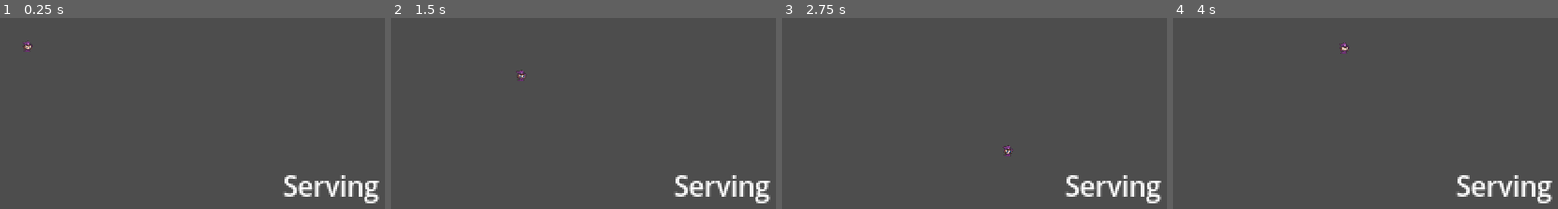
Above: before the commit, frames 1-4 (left to right).
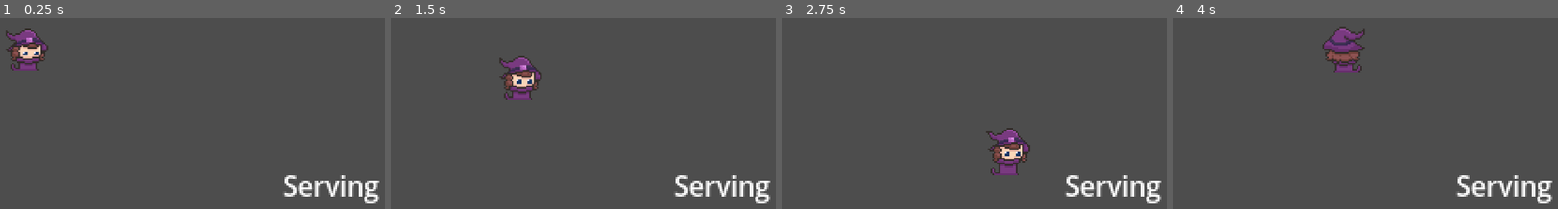
Above: after the commit, the same moments.

Repository: Yatagarasu163/apothecary-allergies
Game: Godot game, scene res://testing_scene.tscn
The game is run twice, just before and just after one commit, with the same random seed, the same clock (stepped at 60 frames per second) and the same inputs. The engine's default icon, where the game draws it, is replaced by a stand-in: a white triangle on a blue panel in a dark square.
Inputs:
- Up to frame 1 (0.25 s): no input
- Up to frame 2 (1.5 s): tap Enter at 0.5 s; hold D (WalkRight) 0.53-1.28 s; tap E (Add) at 0.6 s; hold S (WalkDown) from 1.28 s (still down); tap Space (Dash) at 1.35 s
- Up to frame 3 (2.75 s): release S (WalkDown) at 2.03 s; hold D (WalkRight) from 2.03 s (still down); tap F (Interact) at 2.1 s
- Up to frame 4 (4 s): release D (WalkRight) at 2.78 s; hold W (WalkUp) 2.78-3.53 s; tap E (Add) at 2.85 s; hold A (WalkLeft) from 3.53 s (still down); tap Space (Dash) at 3.6 s

The runs differ from the first frame. In frame 1, 1.6% of the frame differs, in the area x 1-13%, y 5-28%; in frame 2, 1.7%; in frame 3, 1.8%, in the area x 52-65%, y 57-83%; in frame 4, 1.7%.

Commit message:
Witch Animation Complete

Diff:
--- a/Assets/Prefabs/player.tscn
+++ b/Assets/Prefabs/player.tscn
@@ -1,7 +1,55 @@
 [gd_scene format=3 uid="uid://b8pcqjalon378"]
 
 [ext_resource type="Script" uid="uid://c7khxiw0w0l7f" path="res://Assets/Scripts/player.gd" id="1_onrkg"]
-[ext_resource type="Texture2D" uid="uid://fed4v8viydtn" path="res://Assets/Sprites/Sprite Sheets/witch..png" id="2_tgki7"]
+[ext_resource type="Texture2D" uid="uid://k0p637tmcmpp" path="res://Assets/Sprites/Sprite Sheets/witch.png" id="2_tgki7"]
+
+[sub_resource type="AtlasTexture" id="AtlasTexture_tgki7"]
+atlas = ExtResource("2_tgki7")
+region = Rect2(96, 96, 32, 32)
+
+[sub_resource type="AtlasTexture" id="AtlasTexture_iesjv"]
+atlas = ExtResource("2_tgki7")
+region = Rect2(64, 96, 32, 32)
+
+[sub_resource type="AtlasTexture" id="AtlasTexture_j73l1"]
+atlas = ExtResource("2_tgki7")
+region = Rect2(32, 96, 32, 32)
+
+[sub_resource type="AtlasTexture" id="AtlasTexture_8nnst"]
+atlas = ExtResource("2_tgki7")
+region = Rect2(0, 96, 32, 32)
+
+[sub_resource type="AtlasTexture" id="AtlasTexture_7xaxw"]
+atlas = ExtResource("2_tgki7")
+region = Rect2(96, 64, 32, 32)
+
+[sub_resource type="AtlasTexture" id="AtlasTexture_v0672"]
+atlas = ExtResource("2_tgki7")
+region = Rect2(64, 64, 32, 32)
+
+[sub_resource type="AtlasTexture" id="AtlasTexture_2ehil"]
+atlas = ExtResource("2_tgki7")
+region = Rect2(32, 64, 32, 32)
+
+[sub_resource type="AtlasTexture" id="AtlasTexture_b5xh7"]
+atlas = ExtResource("2_tgki7")
+region = Rect2(0, 64, 32, 32)
+
+[sub_resource type="AtlasTexture" id="AtlasTexture_hmsos"]
+atlas = ExtResource("2_tgki7")
+region = Rect2(0, 32, 32, 32)
+
+[sub_resource type="AtlasTexture" id="AtlasTexture_imxiu"]
+atlas = ExtResource("2_tgki7")
+region = Rect2(32, 32, 32, 32)
+
+[sub_resource type="AtlasTexture" id="AtlasTexture_5r2kd"]
+atlas = ExtResource("2_tgki7")
+region = Rect2(64, 32, 32, 32)
+
+[sub_resource type="AtlasTexture" id="AtlasTexture_x3p7f"]
+atlas = ExtResource("2_tgki7")
+region = Rect2(96, 32, 32, 32)
 
 [sub_resource type="AtlasTexture" id="AtlasTexture_ebihn"]
 atlas = ExtResource("2_tgki7")
@@ -19,74 +67,125 @@
 atlas = ExtResource("2_tgki7")
 region = Rect2(96, 0, 32, 32)
 
-[sub_resource type="AtlasTexture" id="AtlasTexture_iesjv"]
-atlas = ExtResource("2_tgki7")
-region = Rect2(0, 64, 32, 32)
-
-[sub_resource type="AtlasTexture" id="AtlasTexture_j73l1"]
-atlas = ExtResource("2_tgki7")
-region = Rect2(32, 64, 32, 32)
-
-[sub_resource type="AtlasTexture" id="AtlasTexture_8nnst"]
-atlas = ExtResource("2_tgki7")
-region = Rect2(64, 64, 32, 32)
-
-[sub_resource type="AtlasTexture" id="AtlasTexture_7xaxw"]
-atlas = ExtResource("2_tgki7")
-region = Rect2(96, 64, 32, 32)
-
-[sub_resource type="AtlasTexture" id="AtlasTexture_v0672"]
+[sub_resource type="AtlasTexture" id="AtlasTexture_fpcuf"]
+atlas = ExtResource("2_tgki7")
+region = Rect2(0, 224, 32, 32)
+
+[sub_resource type="AtlasTexture" id="AtlasTexture_l3xo7"]
+atlas = ExtResource("2_tgki7")
+region = Rect2(32, 224, 32, 32)
+
+[sub_resource type="AtlasTexture" id="AtlasTexture_iyhcw"]
+atlas = ExtResource("2_tgki7")
+region = Rect2(64, 224, 32, 32)
+
+[sub_resource type="AtlasTexture" id="AtlasTexture_u4lcu"]
+atlas = ExtResource("2_tgki7")
+region = Rect2(96, 224, 32, 32)
+
+[sub_resource type="AtlasTexture" id="AtlasTexture_sfrhn"]
+atlas = ExtResource("2_tgki7")
+region = Rect2(0, 192, 32, 32)
+
+[sub_resource type="AtlasTexture" id="AtlasTexture_eot0c"]
+atlas = ExtResource("2_tgki7")
+region = Rect2(32, 192, 32, 32)
+
+[sub_resource type="AtlasTexture" id="AtlasTexture_y5i0y"]
+atlas = ExtResource("2_tgki7")
+region = Rect2(64, 192, 32, 32)
+
+[sub_resource type="AtlasTexture" id="AtlasTexture_tdns3"]
+atlas = ExtResource("2_tgki7")
+region = Rect2(96, 192, 32, 32)
+
+[sub_resource type="AtlasTexture" id="AtlasTexture_xm8wl"]
+atlas = ExtResource("2_tgki7")
+region = Rect2(0, 160, 32, 32)
+
+[sub_resource type="AtlasTexture" id="AtlasTexture_pblxa"]
+atlas = ExtResource("2_tgki7")
+region = Rect2(32, 160, 32, 32)
+
+[sub_resource type="AtlasTexture" id="AtlasTexture_7erfr"]
+atlas = ExtResource("2_tgki7")
+region = Rect2(64, 160, 32, 32)
+
+[sub_resource type="AtlasTexture" id="AtlasTexture_muf8v"]
+atlas = ExtResource("2_tgki7")
+region = Rect2(96, 160, 32, 32)
+
+[sub_resource type="AtlasTexture" id="AtlasTexture_33f4s"]
 atlas = ExtResource("2_tgki7")
 region = Rect2(0, 128, 32, 32)
 
-[sub_resource type="AtlasTexture" id="AtlasTexture_2ehil"]
+[sub_resource type="AtlasTexture" id="AtlasTexture_knfqh"]
 atlas = ExtResource("2_tgki7")
 region = Rect2(32, 128, 32, 32)
 
-[sub_resource type="AtlasTexture" id="AtlasTexture_b5xh7"]
+[sub_resource type="AtlasTexture" id="AtlasTexture_1prxj"]
 atlas = ExtResource("2_tgki7")
 region = Rect2(64, 128, 32, 32)
 
-[sub_resource type="AtlasTexture" id="AtlasTexture_hmsos"]
+[sub_resource type="AtlasTexture" id="AtlasTexture_0c01a"]
 atlas = ExtResource("2_tgki7")
 region = Rect2(96, 128, 32, 32)
-
-[sub_resource type="AtlasTexture" id="AtlasTexture_imxiu"]
-atlas = ExtResource("2_tgki7")
-region = Rect2(0, 96, 32, 32)
-
-[sub_resource type="AtlasTexture" id="AtlasTexture_5r2kd"]
-atlas = ExtResource("2_tgki7")
-region = Rect2(32, 96, 32, 32)
-
-[sub_resource type="AtlasTexture" id="AtlasTexture_x3p7f"]
-atlas = ExtResource("2_tgki7")
-region = Rect2(64, 96, 32, 32)
-
-[sub_resource type="AtlasTexture" id="AtlasTexture_fpcuf"]
-atlas = ExtResource("2_tgki7")
-region = Rect2(96, 96, 32, 32)
-
-[sub_resource type="AtlasTexture" id="AtlasTexture_l3xo7"]
-atlas = ExtResource("2_tgki7")
-region = Rect2(0, 32, 32, 32)
-
-[sub_resource type="AtlasTexture" id="AtlasTexture_iyhcw"]
-atlas = ExtResource("2_tgki7")
-region = Rect2(32, 32, 32, 32)
-
-[sub_resource type="AtlasTexture" id="AtlasTexture_u4lcu"]
-atlas = ExtResource("2_tgki7")
-region = Rect2(64, 32, 32, 32)
-
-[sub_resource type="AtlasTexture" id="AtlasTexture_sfrhn"]
-atlas = ExtResource("2_tgki7")
-region = Rect2(96, 32, 32, 32)
 
 [sub_resource type="SpriteFrames" id="SpriteFrames_eot0c"]
 animations = [{
 "frames": [{
 "duration": 1.0,
+"texture": SubResource("AtlasTexture_tgki7")
+}, {
+"duration": 1.0,
+"texture": SubResource("AtlasTexture_iesjv")
+}, {
+"duration": 1.0,
+"texture": SubResource("AtlasTexture_j73l1")
+}, {
+"duration": 1.0,
+"texture": SubResource("AtlasTexture_8nnst")
+}],
+"loop": true,
+"name": &"Idle_LeftBack",
+"speed": 5.0
+}, {
+"frames": [{
+"duration": 1.0,
+"texture": SubResource("AtlasTexture_7xaxw")
+}, {
+"duration": 1.0,
+"texture": SubResource("AtlasTexture_v0672")
+}, {
+"duration": 1.0,
+"texture": SubResource("AtlasTexture_2ehil")
+}, {
+"duration": 1.0,
+"texture": SubResource("AtlasTexture_b5xh7")
+}],
+"loop": true,
+"name": &"Idle_LeftFront",
+"speed": 5.0
+}, {
+"frames": [{
+"duration": 1.0,
+"texture": SubResource("AtlasTexture_hmsos")
+}, {
+"duration": 1.0,
+"texture": SubResource("AtlasTexture_imxiu")
+}, {
+"duration": 1.0,
+"texture": SubResource("AtlasTexture_5r2kd")
+}, {
+"duration": 1.0,
+"texture": SubResource("AtlasTexture_x3p7f")
+}],
+"loop": true,
+"name": &"Idle_RightBack",
+"speed": 5.0
+}, {
+"frames": [{
+"duration": 1.0,
 "texture": SubResource("AtlasTexture_ebihn")
 }, {
 "duration": 1.0,
@@ -99,61 +198,13 @@
 "texture": SubResource("AtlasTexture_1kvxw")
 }],
 "loop": true,
-"name": &"idle",
-"speed": 5.0
-}, {
-"frames": [{
-"duration": 1.0,
-"texture": SubResource("AtlasTexture_iesjv")
-}, {
-"duration": 1.0,
-"texture": SubResource("AtlasTexture_j73l1")
-}, {
-"duration": 1.0,
-"texture": SubResource("AtlasTexture_8nnst")
-}, {
-"duration": 1.0,
-"texture": SubResource("AtlasTexture_7xaxw")
-}],
-"loop": true,
-"name": &"left_down",
-"speed": 5.0
-}, {
-"frames": [{
-"duration": 1.0,
-"texture": SubResource("AtlasTexture_v0672")
-}, {
-"duration": 1.0,
-"texture": SubResource("AtlasTexture_2ehil")
-}, {
-"duration": 1.0,
-"texture": SubResource("AtlasTexture_b5xh7")
-}, {
-"duration": 1.0,
-"texture": SubResource("AtlasTexture_hmsos")
-}],
-"loop": true,
-"name": &"left_up",
-"speed": 5.0
-}, {
-"frames": [{
-"duration": 1.0,
-"texture": SubResource("AtlasTexture_imxiu")
-}, {
-"duration": 1.0,
-"texture": SubResource("AtlasTexture_5r2kd")
-}, {
-"duration": 1.0,
-"texture": SubResource("AtlasTexture_x3p7f")
-}, {
+"name": &"Idle_RightFront",
+"speed": 5.0
+}, {
+"frames": [{
 "duration": 1.0,
 "texture": SubResource("AtlasTexture_fpcuf")
-}],
-"loop": true,
-"name": &"right_down",
-"speed": 5.0
-}, {
-"frames": [{
+}, {
 "duration": 1.0,
 "texture": SubResource("AtlasTexture_l3xo7")
 }, {
@@ -162,12 +213,60 @@
 }, {
 "duration": 1.0,
 "texture": SubResource("AtlasTexture_u4lcu")
-}, {
+}],
+"loop": true,
+"name": &"Walk_LeftBack",
+"speed": 5.0
+}, {
+"frames": [{
 "duration": 1.0,
 "texture": SubResource("AtlasTexture_sfrhn")
-}],
-"loop": true,
-"name": &"right_up",
+}, {
+"duration": 1.0,
+"texture": SubResource("AtlasTexture_eot0c")
+}, {
+"duration": 1.0,
+"texture": SubResource("AtlasTexture_y5i0y")
+}, {
+"duration": 1.0,
+"texture": SubResource("AtlasTexture_tdns3")
+}],
+"loop": true,
+"name": &"Walk_LeftFront",
+"speed": 5.0
+}, {
+"frames": [{
+"duration": 1.0,
+"texture": SubResource("AtlasTexture_xm8wl")
+}, {
+"duration": 1.0,
+"texture": SubResource("AtlasTexture_pblxa")
+}, {
+"duration": 1.0,
+"texture": SubResource("AtlasTexture_7erfr")
+}, {
+"duration": 1.0,
+"texture": SubResource("AtlasTexture_muf8v")
+}],
+"loop": true,
+"name": &"Walk_RightBack",
+"speed": 5.0
+}, {
+"frames": [{
+"duration": 1.0,
+"texture": SubResource("AtlasTexture_33f4s")
+}, {
+"duration": 1.0,
+"texture": SubResource("AtlasTexture_knfqh")
+}, {
+"duration": 1.0,
+"texture": SubResource("AtlasTexture_1prxj")
+}, {
+"duration": 1.0,
+"texture": SubResource("AtlasTexture_0c01a")
+}],
+"loop": true,
+"name": &"Walk_RightFront",
 "speed": 5.0
 }]
 
@@ -178,8 +277,9 @@
 script = ExtResource("1_onrkg")
 
 [node name="Player Sprite" type="AnimatedSprite2D" parent="." unique_id=1286987361]
+scale = Vector2(4, 4)
 sprite_frames = SubResource("SpriteFrames_eot0c")
-animation = &"right_up"
+animation = &"Walk_LeftBack"
 
 [node name="Player Collider" type="CollisionShape2D" parent="." unique_id=601112474]
 position = Vector2(0, -2.9802322e-06)
--- a/Assets/Scripts/player.gd
+++ b/Assets/Scripts/player.gd
@@ -1,13 +1,20 @@
 extends CharacterBody2D;
 
+@export_category("Movement")
 @export var base_speed: int = 350;
 @export var dash_speed: int = 600;
 @export var dash_duration: float = 0.01;
 @export var dash_cooldown: float = 3.0;
 var current_dash_cooldown: float = 0.0;
 
+@onready var anim := $"Player Sprite"
+
+var walkedRight: bool = true
+var walkedDown: bool = true
+var moveDirection: Vector2
+
 func handleInput():
-	var moveDirection = Input.get_vector("WalkLeft","WalkRight","WalkUp","WalkDown")
+	moveDirection = Input.get_vector("WalkLeft","WalkRight","WalkUp","WalkDown")
 	velocity = moveDirection * base_speed;
 
 	if Input.is_action_just_pressed("Dash") && current_dash_cooldown <= 0:
@@ -16,8 +23,27 @@
 		await get_tree().create_timer(dash_cooldown).timeout;
 		velocity = moveDirection * base_speed;
 
+func handleSpriteAnim() -> void:
+	if Input.is_action_just_pressed("WalkRight"): walkedRight = true
+	if Input.is_action_just_pressed("WalkLeft"): walkedRight = false
+	if Input.is_action_just_pressed("WalkDown"): walkedDown = true
+	if Input.is_action_just_pressed("WalkUp"): walkedDown = false
+
+	var animName: String = ""
+	if moveDirection != Vector2.ZERO: animName = "Walk_"
+	else: animName = "Idle_"
+	if walkedRight: animName += "Right"
+	else: animName += "Left"
+	if walkedDown: animName += "Front"
+	else: animName += "Back"
+
+	anim.play(animName)
+
+	pass
+
 func _physics_process(delta: float) -> void:
 	handleInput()
+	handleSpriteAnim()
 	move_and_slide()
 	if current_dash_cooldown > 0:
 		current_dash_cooldown -= delta;
Binary file removed: Assets/Sprites/Sprite Sheets/witch..png
Binary file added: Assets/Sprites/Sprite Sheets/witch.png
Not shown, changed: Assets/Sprites/Sprite Sheets/witch.png.import
